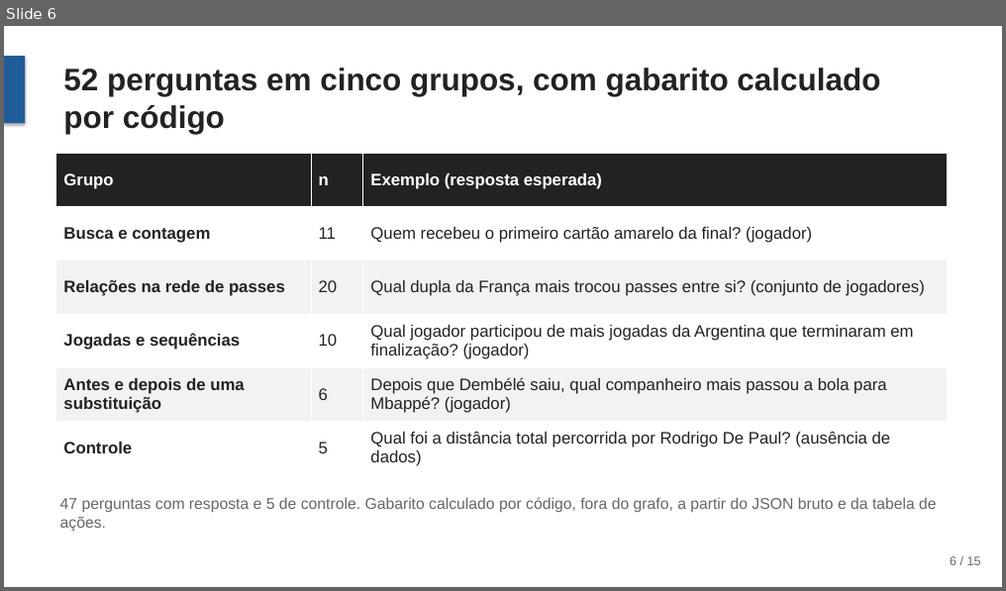
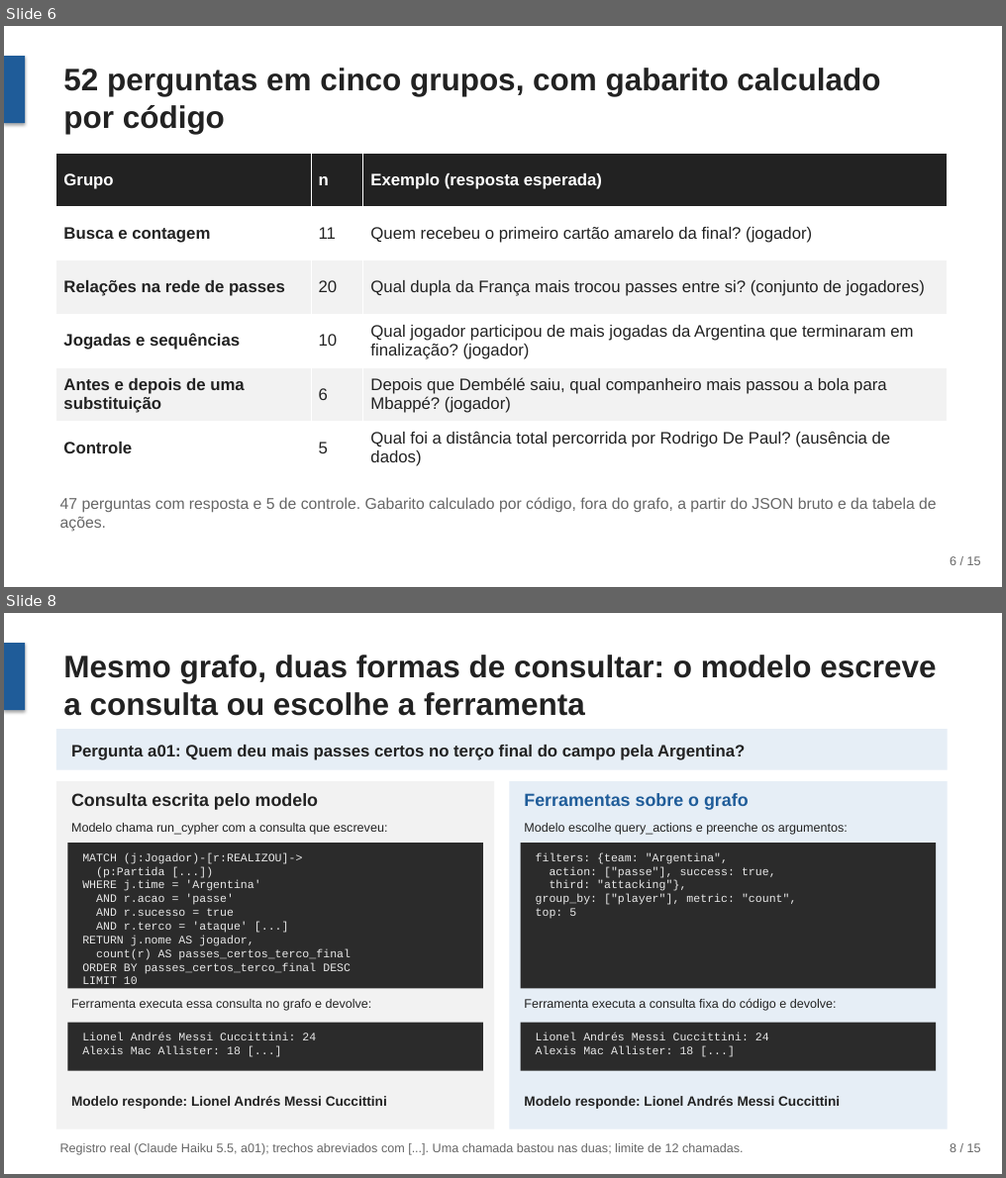
Before and after one commit to joaowinderfeldbussolotto/football-tactics-knowledge-graph, a slide deck: apresentacao/apresentacao.pptx. Shown one above the other, each under a label of ours: slide 6 before the commit, slides 6 and 8 after it; the slides between them are not shown. The pictures are 1006x591 and 1006x1178 pixels, drawn with LibreOffice and Linux fonts; fonts in the diff are those of the drawing. Boxes give left, top, right and bottom in pixels: in the first picture for what was removed or moved away, otherwise in the second. Text is boxed around its words. In the diff, an @@ line names an element or a change of style, - is before the commit and + after.

```diff
--- a/apresentacao/apresentacao.pptx
+++ b/apresentacao/apresentacao.pptx
@@ slide 8 added at box(4, 613, 1002, 1174), background #FFFFFF @@
@@ rectangle added at box(4, 643, 25, 710), fill #1F5C99 @@
@@ title added at box(63, 655, 936, 716), 30 pt, text #222222, bold @@
+Mesmo grafo, duas formas de consultar: o modelo escreve a consulta ou escolhe a ferramenta
@@ rectangle added at box(56, 729, 947, 770), fill #E6EEF6 @@
@@ text added at box(71, 745, 745, 761), 16 pt, text #222222, bold @@
+Pergunta a01: Quem deu mais passes certos no terço final do campo pela Argentina?
@@ rectangle added at box(56, 781, 494, 1130), fill #F2F2F2 @@
@@ rectangle added at box(509, 781, 947, 1130), fill #E6EEF6 @@
@@ text added at box(71, 793, 319, 810), 17 pt, text #222222, bold @@
+Consulta escrita pelo modelo
@@ text added at box(524, 793, 748, 810), 17 pt, text #1F5C99, bold @@
+Ferramentas sobre o grafo
@@ rectangle added at box(67, 843, 483, 989), fill #2B2B2B @@
@@ text added at box(71, 823, 388, 835), 12 pt, text #222222 @@
+Modelo chama run_cypher com a consulta que escreveu:
@@ rectangle added at box(521, 843, 936, 989), fill #2B2B2B @@
@@ text added at box(524, 823, 847, 835), 12 pt, text #222222 @@
+Modelo escolhe query_actions e preenche os argumentos:
@@ text added at box(82, 854, 350, 984), 11 pt, text #E8E8E8 @@
+MATCH (j:Jogador)-[r:REALIZOU]->
+(p:Partida [...])
+WHERE j.time = 'Argentina'
+AND r.acao = 'passe'
+AND r.sucesso = true
+AND r.terco = 'ataque' [...]
+RETURN j.nome AS jogador,
+count(r) AS passes_certos_terco_final
+ORDER BY passes_certos_terco_final DESC
+LIMIT 10
@@ text added at box(536, 854, 797, 919), 11 pt, text #E8E8E8 @@
+filters: {team: "Argentina",
+action: ["passe"], success: true,
+third: "attacking"},
+group_by: ["player"], metric: "count",
+top: 5
@@ text added at box(524, 998, 837, 1011), 12 pt, text #222222 @@
+Ferramenta executa a consulta fixa do código e devolve:
@@ rectangle added at box(67, 1023, 483, 1071), fill #2B2B2B @@
@@ text added at box(71, 999, 372, 1011), 12 pt, text #222222 @@
+Ferramenta executa essa consulta no grafo e devolve:
@@ rectangle added at box(521, 1023, 936, 1071), fill #2B2B2B @@
@@ text added at box(82, 1033, 316, 1055), 11 pt, text #E8E8E8 @@
+Lionel Andrés Messi Cuccittini: 24
+Alexis Mac Allister: 18 [...]
@@ text added at box(536, 1033, 769, 1055), 11 pt, text #E8E8E8 @@
+Lionel Andrés Messi Cuccittini: 24
+Alexis Mac Allister: 18 [...]
@@ text added at box(71, 1096, 387, 1109), 13 pt, text #222222, bold @@
+Modelo responde: Lionel Andrés Messi Cuccittini
@@ text added at box(524, 1096, 840, 1109), 13 pt, text #222222, bold @@
+Modelo responde: Lionel Andrés Messi Cuccittini
@@ text added at box(60, 1144, 744, 1156), 12 pt, text #666666 @@
+Registro real (Claude Haiku 5.5, a01); trechos abreviados com [...]. Uma chamada bastou nas duas; limite de 12 chamadas.
@@ text added at box(949, 1144, 981, 1153), 12 pt, text #666666 @@
+8 / 15
```
Also in this commit, not shown: 4 slides changed, 1 slide removed, 1 other file.
